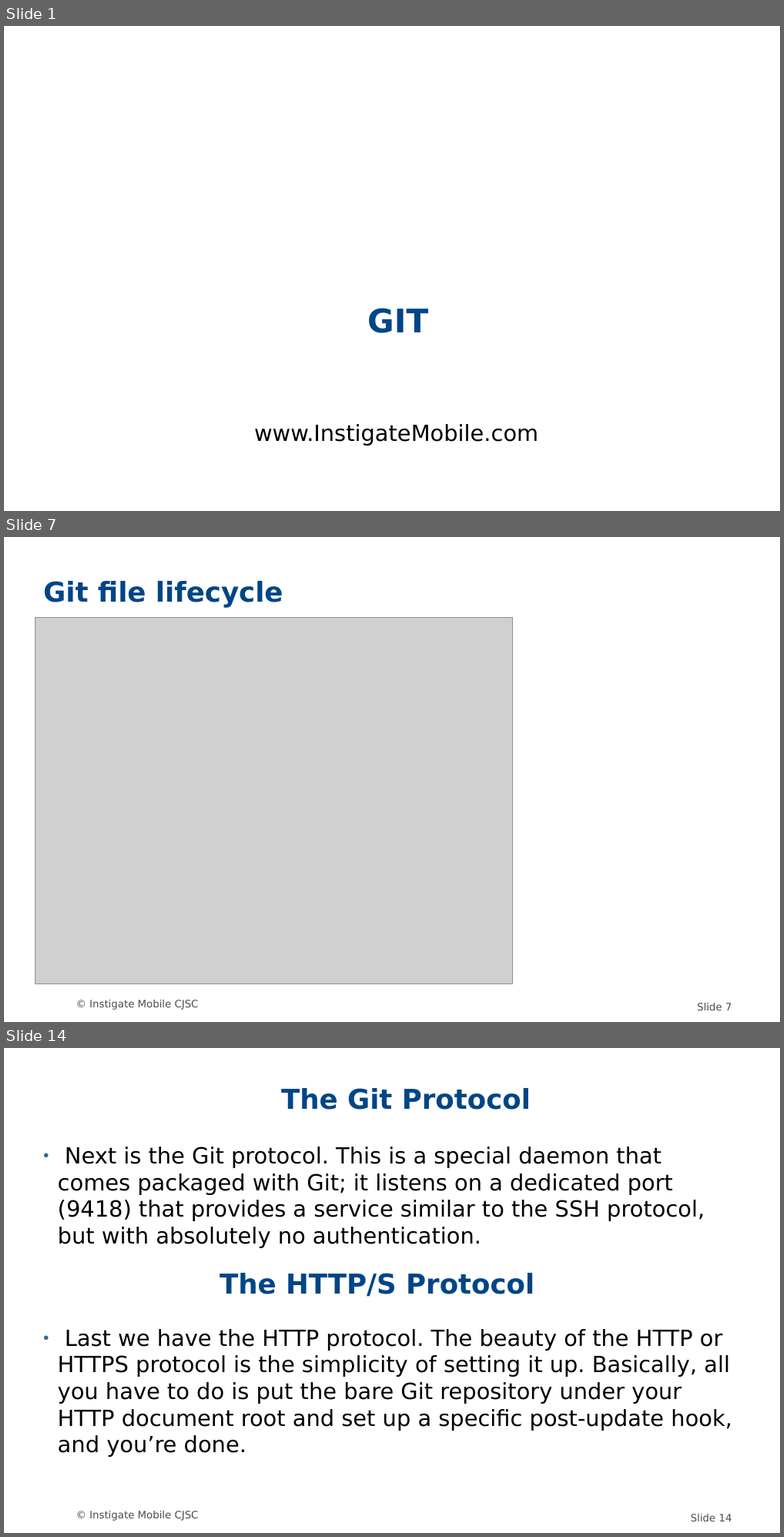
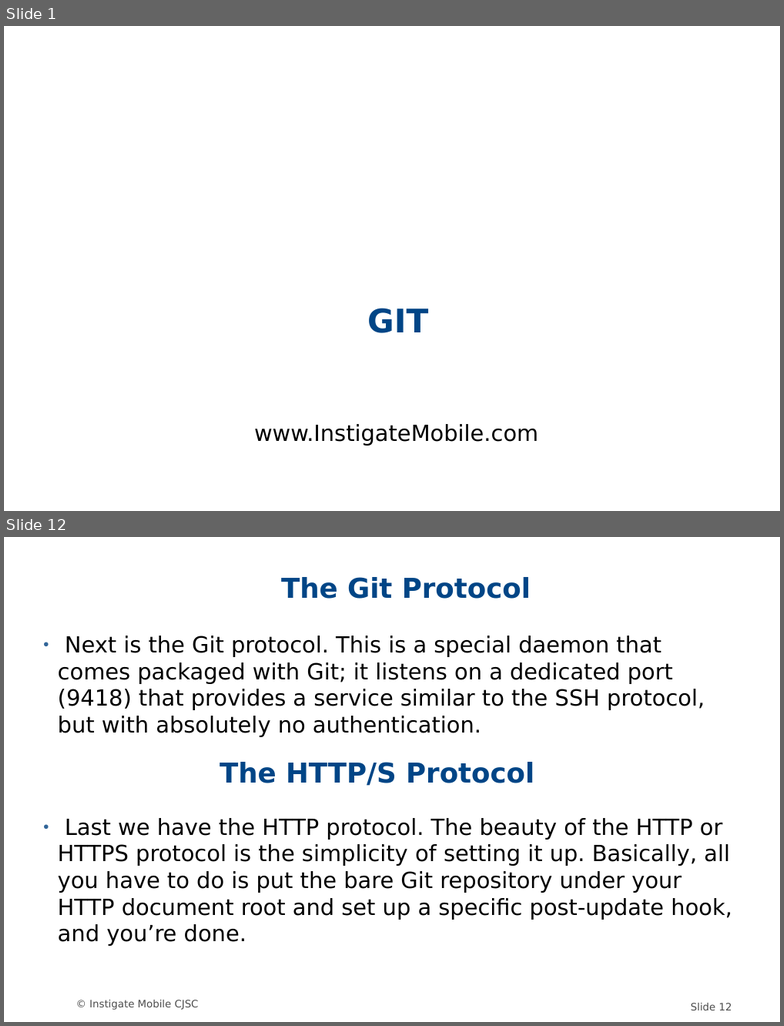
Before and after one commit to MariamP/myRepo, a slide deck: GIT.odp. Shown one above the other, each under a label of ours: slides 1, 7 and 14 before the commit, slides 1 and 12 after it; the slides between them are not shown. The pictures are 784x1537 and 784x1026 pixels, drawn with LibreOffice and Linux fonts; fonts in the diff are those of the drawing; grey boxes stand for pictures; background and template pictures are left out. Boxes give left, top, right and bottom in pixels: in the first picture for what was removed or moved away, otherwise in the second. Text is boxed around its words. In the diff, an @@ line names an element or a change of style, - is before the commit and + after.

```diff
--- a/GIT.odp
+++ b/GIT.odp
@@ slide 7 removed at box(4, 537, 780, 1022), background #FFFFFF; not listed: 2 template elements that a slide beside it also shows @@
@@ title removed at box(43, 581, 284, 608) @@
-Git file lifecycle
@@ picture removed at box(35, 618, 512, 984) @@
@@ what was slide 14 is now slide 12 @@
@@ page number at box(691, 1003, 732, 1011): text changed @@
-Slide 14
+Slide 12
```
Also in this commit, not shown: 11 slides changed, 2 slides added, 3 other slides removed.
